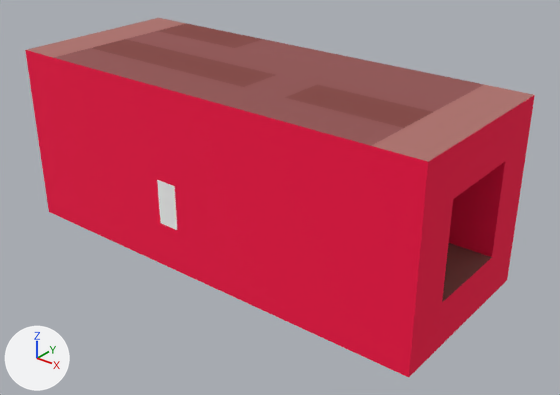
The glTF model static/models/default/elements/log_0.gltf as it was, and as the next commit left it.
The view is the same before and after, from a 50 mm lens placed at (1.238, -1.456, 0.63), pointed at (0.071, 0.003, -0.274). The axes (+X, +Y, +Z) are drawn at lower left. The lights are the same throughout. The first picture is the older version. Vertices at exactly the same position are counted once.
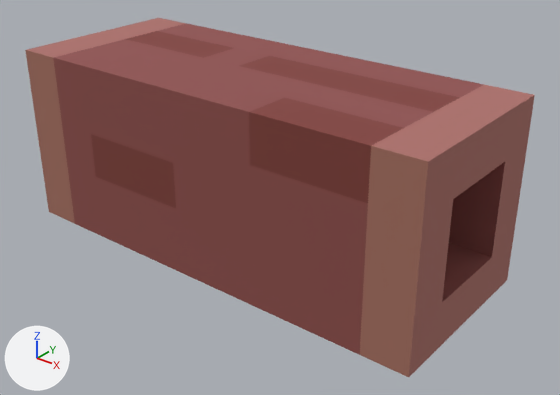
What differs and where, as boxes (x1, y1, x2, y2) in the pictures (560 x 395 px):
'mesh', surface changed, turned (red to brown)
    both: (25, 18, 535, 377)
part 1 of me_mesh_0, surface changed (red)
    before: (25, 50, 535, 377)

Patch to the scene script:
```diff
--- a/static/models/default/elements/log_0.gltf.py
+++ b/static/models/default/elements/log_0.gltf.py
@@ me_mesh_0 @@
 me_mesh_0.from_pydata(...)  # 24 vertices, 48 faces; spans x -0.625..0.625, y -0.25..0.25, z 0.0..0.5
 # used by ob_mesh; location = (0.0, 0.0, -0.438)
+# me_mesh_0 part 1: texture (UV) coordinates of 16 of 48 faces, centred in x -0.208..0.625, y -0.25..0.208, z 0.042..0.458, changed; they spanned u 0.0..0.64, v 0.28..0.86 and now span u 0.14..0.64, v 0.3..0.78
 me_mesh_0.materials.append(mat_material_0)
@@ ob_mesh @@
 ob_mesh.location = (0.0, 0.0, -0.438)
+ob_mesh.rotation_euler = (0.0, 0.0, -3.142)  # degrees (0, 0, -180)
```
